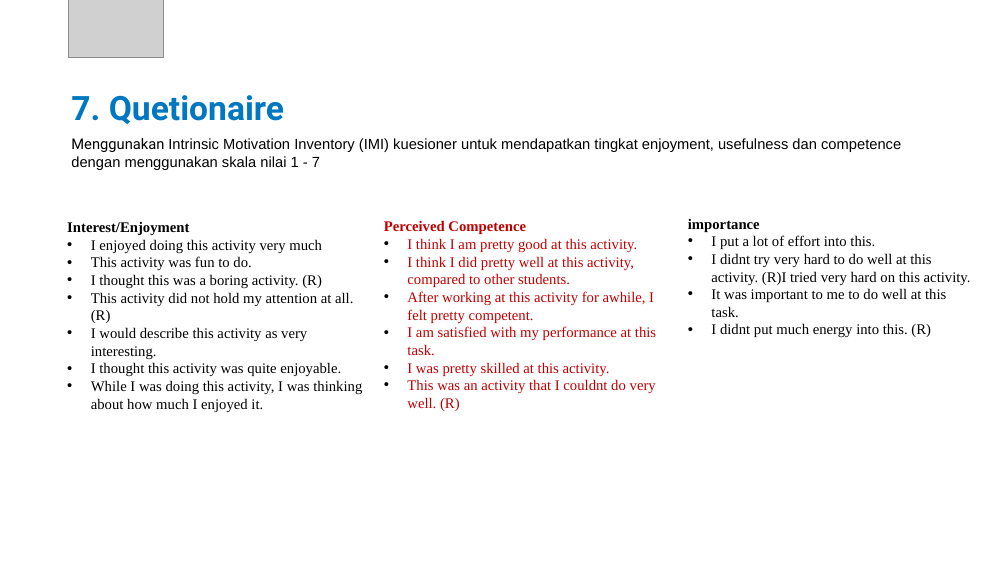
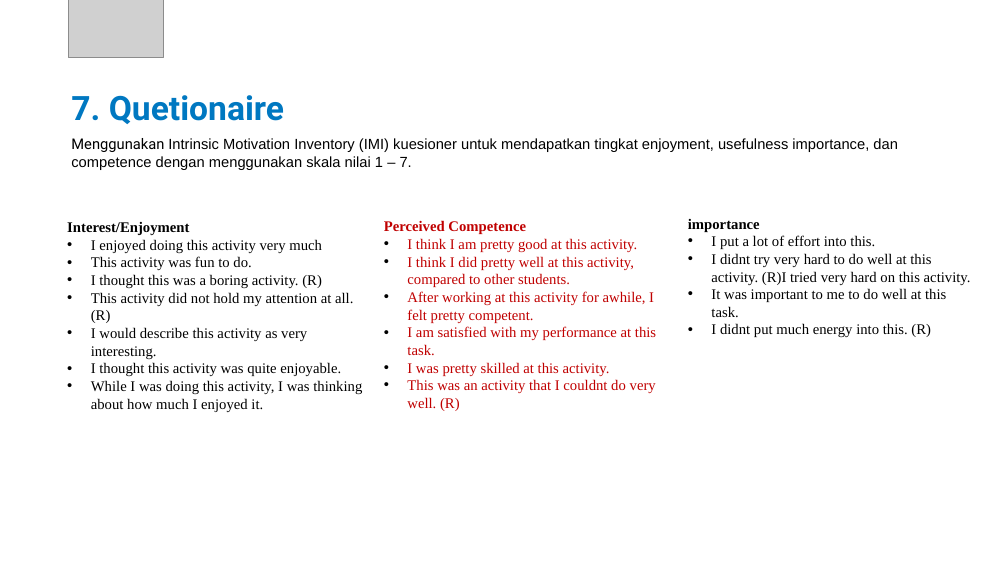
Before and after one commit to tdimk2023p/final-project-gzaber00, a slide deck: slide 9 of Laporan/6025222014_FP_Gamifikasi_SKM.pptx. Drawn at 1008x567 pixels with LibreOffice and Linux fonts; fonts in the diff are those of the drawing; grey boxes stand for pictures; background and template pictures are left out. Boxes give left, top, right and bottom in pixels: in the first picture for what was removed or moved away, otherwise in the second. Text is boxed around its words. In the diff, an @@ line names an element or a change of style, - is before the commit and + after.

Commit message:
update ppt

```diff
--- a/Laporan/6025222014_FP_Gamifikasi_SKM.pptx
+++ b/Laporan/6025222014_FP_Gamifikasi_SKM.pptx
@@ text at <box>71,138,898,170</box>: text changed @@
-Menggunakan Intrinsic Motivation Inventory (IMI) kuesioner untuk mendapatkan tingkat enjoyment, usefulness dan competence dengan menggunakan skala nilai 1 - 7
+Menggunakan Intrinsic Motivation Inventory (IMI) kuesioner untuk mendapatkan tingkat enjoyment, usefulness importance, dan competence dengan menggunakan skala nilai 1 – 7.
```
Also in this commit, not shown: 4 other slides changed.
